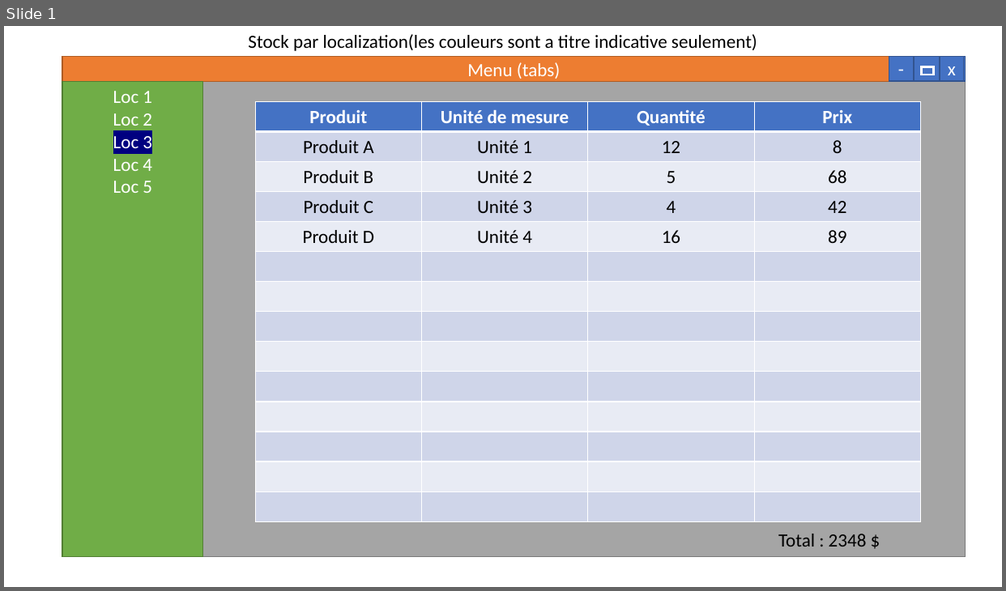
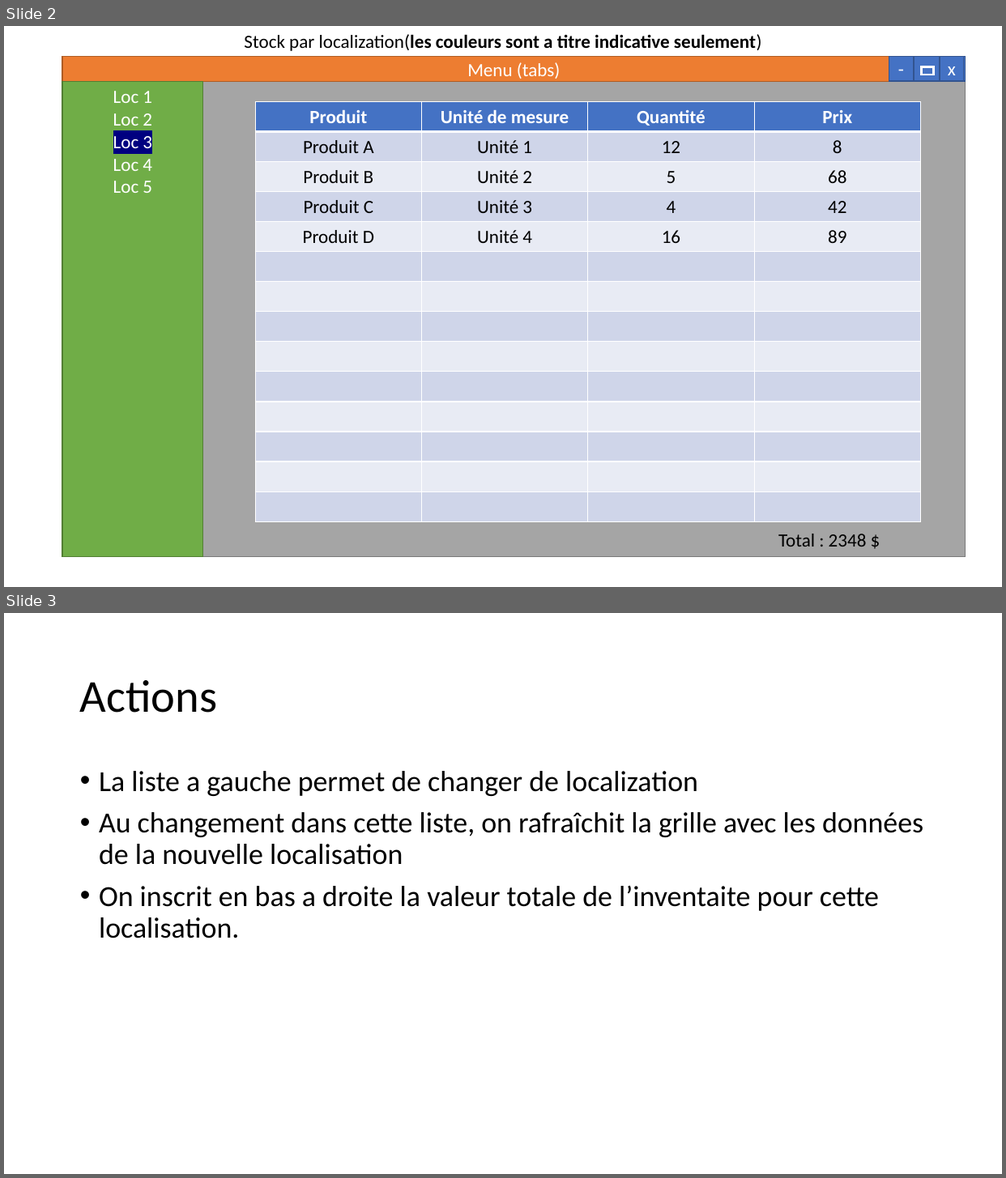
Before and after one commit to 1732956/ESP, a slide deck: Remise3/DocAnalyseSprint3.pptx. Shown one above the other, each under a label of ours: slide 1 before the commit, slides 2 and 3 after it. The pictures are 1006x591 and 1006x1178 pixels, drawn with LibreOffice and Linux fonts; fonts in the diff are those of the drawing. Boxes give left, top, right and bottom in pixels: in the first picture for what was removed or moved away, otherwise in the second. Text is boxed around its words. In the diff, an @@ line names an element or a change of style, - is before the commit and + after.

Commit message:
changementd doc ananlyse 3 + flocation et fproduct

```diff
--- a/Remise3/DocAnalyseSprint3.pptx
+++ b/Remise3/DocAnalyseSprint3.pptx
@@ slide 3 added at (4, 613, 1002, 1174), background #FFFFFF @@
@@ title added at (80, 680, 217, 713), 44 pt, text #000000 @@
+Actions
@@ text added at (99, 771, 923, 939), 28 pt, text #000000 @@
+• La liste a gauche permet de changer de localization
+• Au changement dans cette liste, on rafraîchit la grille avec les données de la nouvelle localisation
+• On inscrit en bas a droite la valeur totale de l’inventaite pour cette localisation.
@@ what was slide 1 is now slide 2 @@
@@ slide 2 changed as well @@
@@ text "Stock par localization(les couleurs sont ..." at (244, 34, 762, 51): bold on in "localization(les couleurs sont a titre indicative seulement)" @@
```
Also in this commit, not shown: 1 other slide added, 17 other files.
